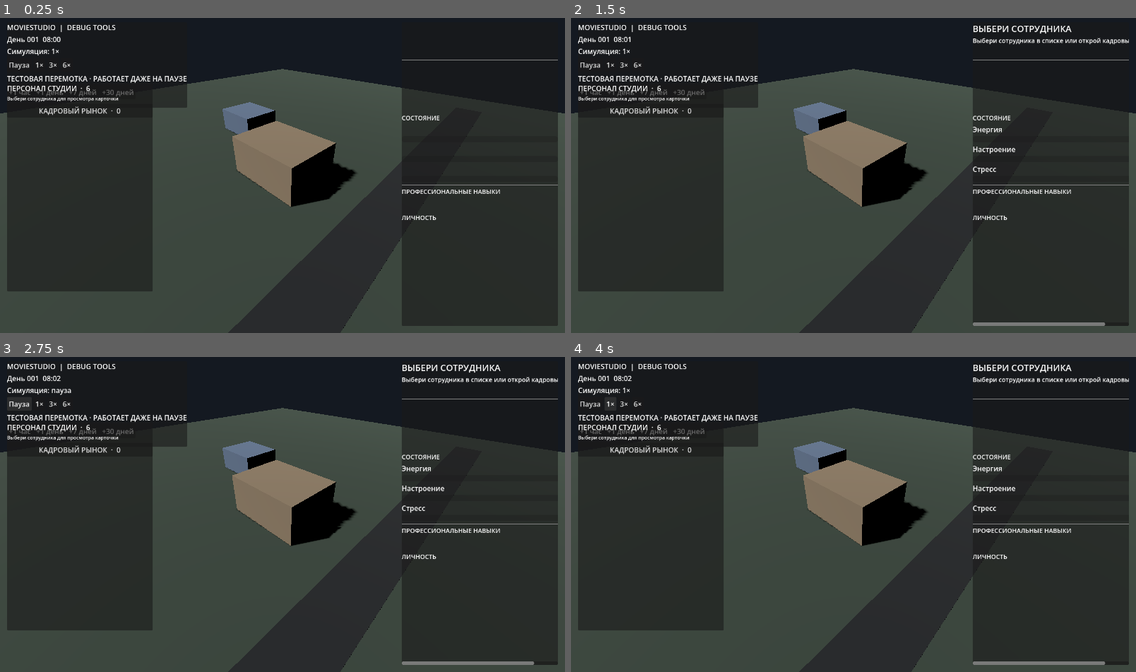
Above: before the commit, frames 1-4 (two rows, left to right).
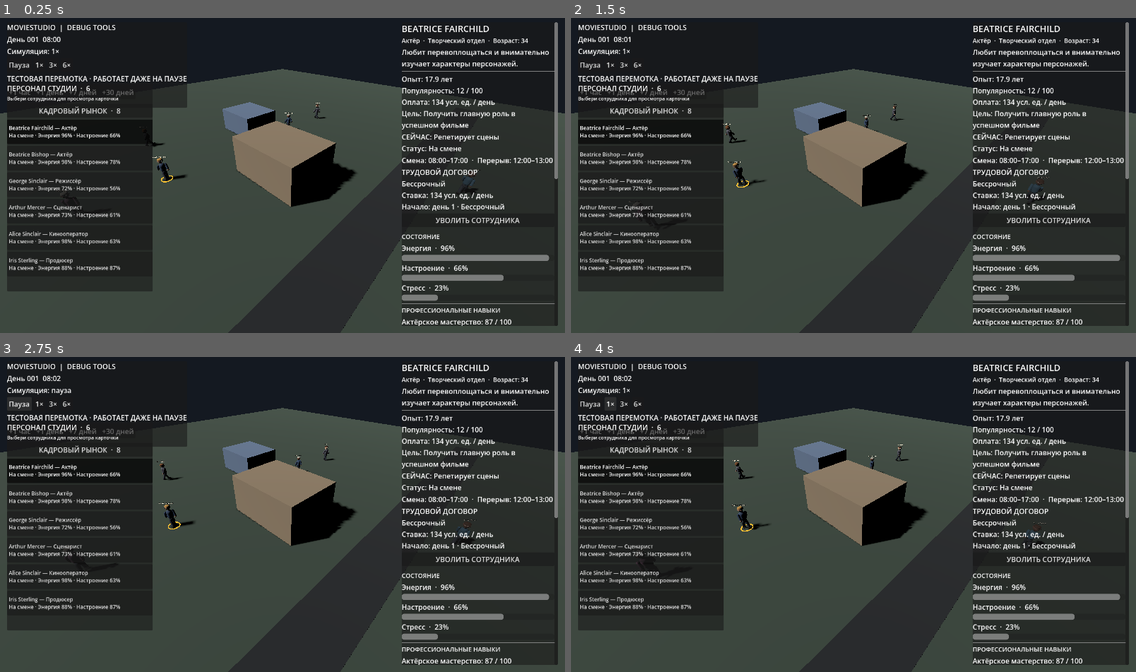
Above: after the commit, the same moments.

Repository: Teft3lb/MovieStudio
Game: Godot game, scene res://scenes/main.tscn
The game is run twice, just before and just after one commit, with the same random seed, the same clock (stepped at 60 frames per second) and the same inputs.
Inputs (mouse positions are in pixels of both pictures, inside the frame that each line leads up to):
- Up to frame 1 (0.25 s): no input
- Up to frame 2 (1.5 s): click "КАДРОВЫЙ РЫНОК · 0" (after the commit: "КАДРОВЫЙ РЫНОК · 8") at 0.5 s; click "Закрыть" at 1.25 s
- Up to frame 3 (2.75 s): click "Пауза" at 2 s
- Up to frame 4 (4 s): click (650, 470) at 2.75 s, where only the run after the commit has a clickable "Beatrice Fairchild — Актёр На…"; click "1×" at 3.5 s

The runs differ from the first frame. In frame 1, 8.3% of the frame differs, in the area x 1-99%, y 1-98%; in frame 2, 8.8%; in frame 3, 8.8%; in frame 4, 8.8%.
Error before the commit: Parse Error: Cannot get index "technician" from "{ "actor": { "title": "Актёр", "department": "creative", "primary_skill": "acting", "base_salary": 85, "task":…

Commit message:
fix: preserve legacy technician profession compatibility

Diff:
--- a/scripts/domain/staff/profession_catalog.gd
+++ b/scripts/domain/staff/profession_catalog.gd
@@ -81,6 +81,15 @@
 			"Собирает идеи из разговоров, газет и случайных встреч.",
 			"Верит, что хороший сценарий начинается с интересного героя.",
 			"Постоянно переписывает черновики в поисках точной истории.",
+		],
+	},
+	"technician": {
+		"title": "Техник", "department": "production", "primary_skill": "technical",
+		"base_salary": 70, "task": "Обслуживает оборудование",
+		"goal": "Возглавить технический отдел",
+		"biographies": [
+			"Любит разбираться в механизмах и не терпит неисправное оборудование.",
+			"Считает, что хорошая съёмка начинается с надёжной техники.",
 		],
 	},
 	"producer": {
